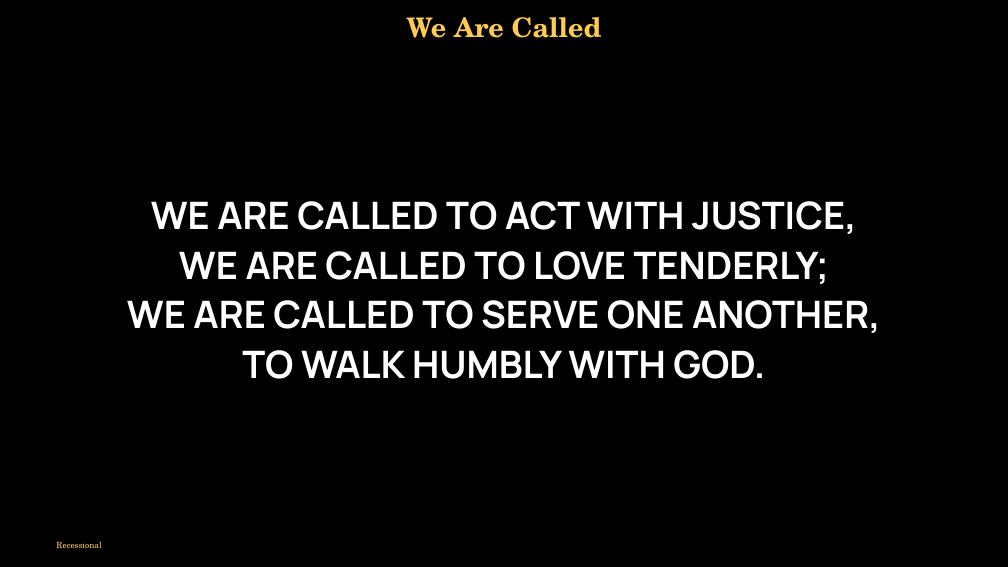
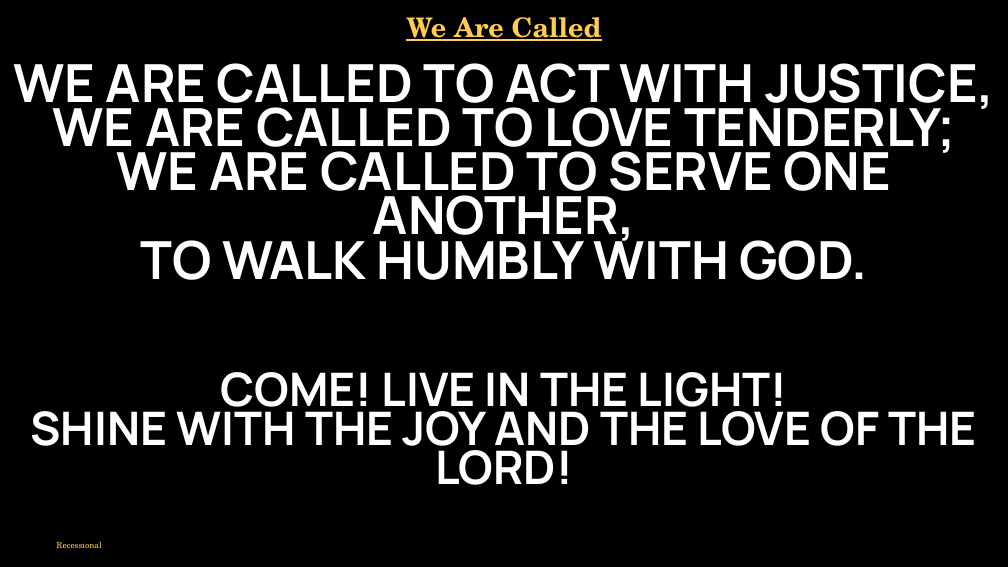
Before and after one commit to divinogabriel9/verbum, a slide deck: slide 71 of outputs/GFCC7Jun2026_TheSolemnityoftheMostHolyBodyandBloodofChrist.pptx (slide 78 before the commit). Drawn at 1008x567 pixels with LibreOffice and Linux fonts; fonts in the diff are those of the drawing. Boxes give left, top, right and bottom in pixels: in the first picture for what was removed or moved away, otherwise in the second. Text is boxed around its words. In the diff, an @@ line names an element or a change of style, - is before the commit and + after.

```diff
--- a/outputs/GFCC7Jun2026_TheSolemnityoftheMostHolyBodyandBloodofChrist.pptx
+++ b/outputs/GFCC7Jun2026_TheSolemnityoftheMostHolyBodyandBloodofChrist.pptx
@@ text "We Are Called" at <box>406,17,602,41</box>: underline on @@
@@ text "WE ARE CALLED TO ACT ...": place and size @@
-text "WE ARE CALLED TO ACT ..." at <box>127,201,881,379</box>
+text "WE ARE CALLED TO ACT ..." at <box>14,63,994,280</box>
@@ text "WE ARE CALLED TO ACT ..." at <box>14,63,994,280</box>: size 54 to 75 pt; line spacing 1 to 0.7; less space between paragraphs @@
@@ text added at <box>30,372,977,485</box>, 66 pt, text #FFFFFF, bold @@
+COME! LIVE IN THE LIGHT!
+SHINE WITH THE JOY AND THE LOVE OF THE LORD!
```
Also in this commit, not shown: 12 other slides changed, 11 slides removed, 11 other files.
